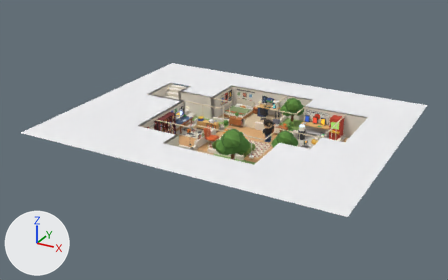
What one commit did to the glTF model house3d/house_P2.glb.
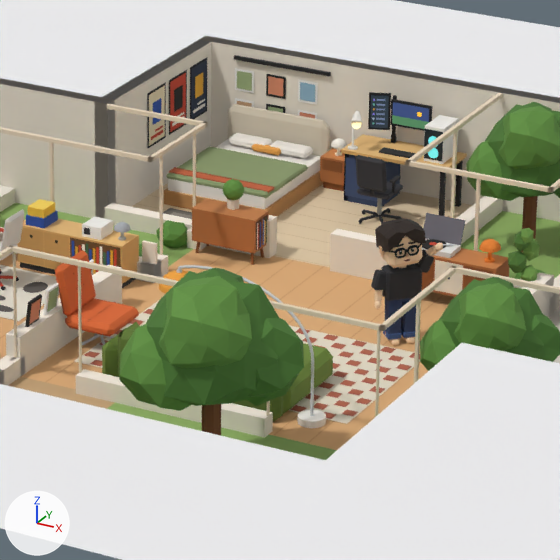
Each version is shown whole from a camera (50 mm lens) standing at (22.77, -40.06, 17.11) and looking at (4.3, -6.48, 0.32), then close up on the part from 43% to 66% of the width and 28% to 65% of the height. Arrows for +X, +Y and +Z are at lower left; the lights stay in place. The last two pictures show the newer version. Vertices at exactly the same position are counted once.

Objects in the first close-up: 'bedroom_bed_Bed', 'bedroom_desk_Desk___PC', 'character_abraham', 'garden_tree_Tree', 'house_shell', 'living_console_Turntable', 'living_rug_check', 'page_surface', 'pocketNE_tree_Tree', 'pocketSE_tree_Tree', 'studio_shelf_Archive', 'wall_art' and 12 more.
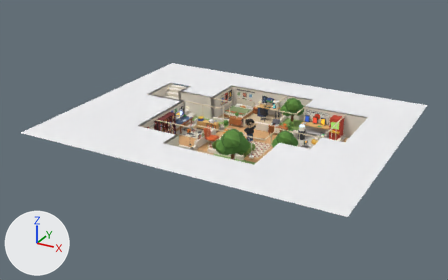
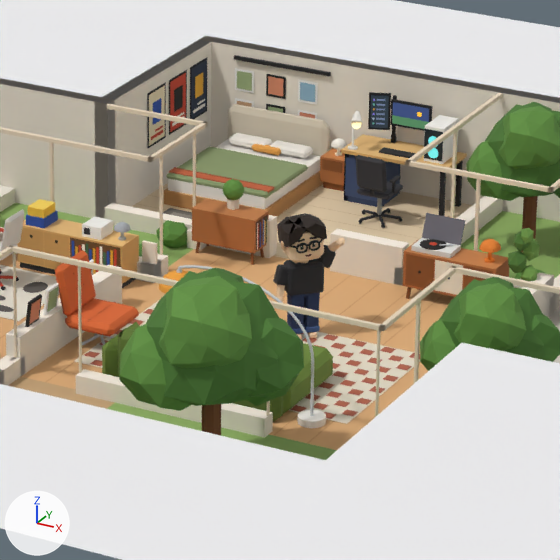
Where the change shows, as pixel boxes (x1, y1, x2, y2) in the close-ups (560 x 560 px):
'character_abraham', moved: before (371, 218, 443, 345); after (273, 213, 345, 339)

Patch to the scene script:
```diff
--- a/house3d/house_P2.glb.py
+++ b/house3d/house_P2.glb.py
@@ me_character_abraham @@
 # used by ob_character_abraham; location = (0.0, 0.0, 0.0)
-me_character_abraham.from_pydata(...)  # 1070 vertices, 1968 faces; spans x 6.38..7.22, y -5.13..-4.43, z 0.02..1.64
+me_character_abraham.from_pydata(...)  # 1070 vertices, 1968 faces; spans x 5.23..6.07, y -5.58..-4.88, z 0.02..1.64
+# me_character_abraham part 1: the whole mesh is moved by (-1.15, -0.45, 0.0)
 me_character_abraham.materials.append(mat_26385e)
```
